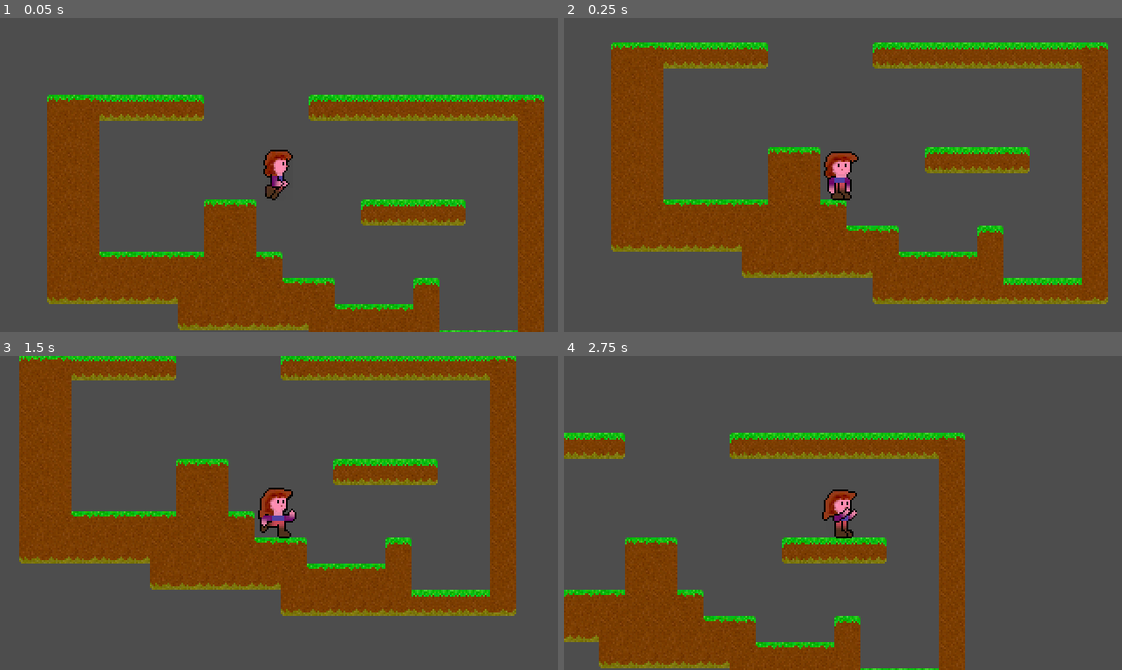
Above: before the commit, frames 1-4 (two rows, left to right).
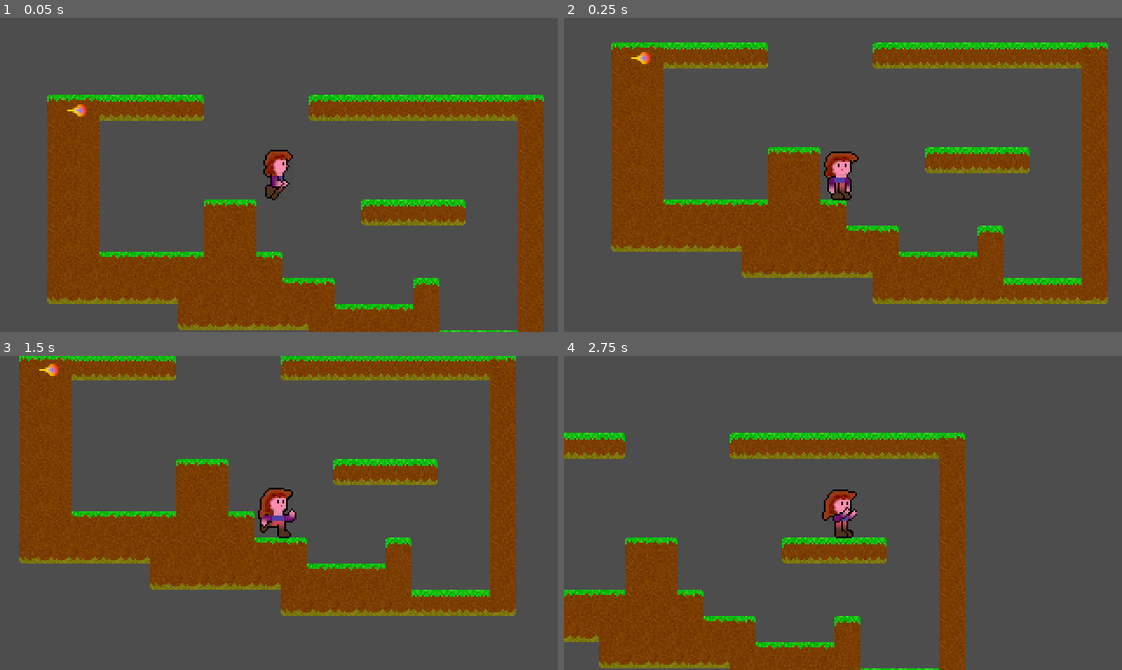
Above: after the commit, the same moments.

Repository: Teaching-myself-Godot/godot-zelia
Game: Godot game, scene res://world.tscn
Two runs of this game, one before a commit and one after it. Both use one fixed random seed, a clock stepped at 60 frames per second and the inputs below.
Inputs (mouse positions are in pixels of both pictures, inside the frame that each line leads up to):
- Up to frame 1 (0.05 s): no input
- Up to frame 2 (0.25 s): no input
- Up to frame 3 (1.5 s): tap Enter at 0.5 s; move the mouse to (401, 497) at 0.52 s; press the mouse at (401, 497) at 0.53 s; hold D (Run right) from 0.53 s (still down); tap W (Jump) at 0.77 s; tap Space at 1.25 s; move the mouse to (167, 528) at 1.27 s; release the mouse at (167, 528) at 1.28 s; click (167, 528) at 1.35 s
- Up to frame 4 (2.75 s): tap W (Jump) at 1.52 s; move the mouse to (898, 443) at 2.02 s; release D (Run right) at 2.03 s; press the mouse at (898, 443) at 2.03 s; hold A (Run left) from 2.03 s (still down)

The runs differ from the first frame. In frame 1, less than 0.1% of the frame differs, in the area x 12-16%, y 27-32%; in frame 2, less than 0.1%; in frame 3, less than 0.1%; in frame 4, nothing differs.

Commit message:
instantiates fireball in world scene.

Diff:
--- a/world.tscn
+++ b/world.tscn
@@ -1,7 +1,8 @@
-[gd_scene load_steps=5 format=3 uid="uid://7ccsjx3fean8"]
+[gd_scene load_steps=6 format=3 uid="uid://7ccsjx3fean8"]
 
 [ext_resource type="Texture2D" uid="uid://cd163dlcpxdpl" path="res://surface_maps/grass-and-dirt/1.png" id="1_4u2ns"]
 [ext_resource type="PackedScene" uid="uid://bu64mps4ovkil" path="res://player/player.tscn" id="2_y13bk"]
+[ext_resource type="PackedScene" uid="uid://dcgkj8bxgw1e3" path="res://projectiles/fireball/fireball.tscn" id="3_5atjg"]
 
 [sub_resource type="TileSetAtlasSource" id="TileSetAtlasSource_plf1x"]
 resource_name = "grass-and-dirt"
@@ -153,3 +154,5 @@
 
 [node name="Player" parent="." instance=ExtResource("2_y13bk")]
 position = Vector2(133, 44)
+
+[node name="Fireball" parent="." instance=ExtResource("3_5atjg")]
